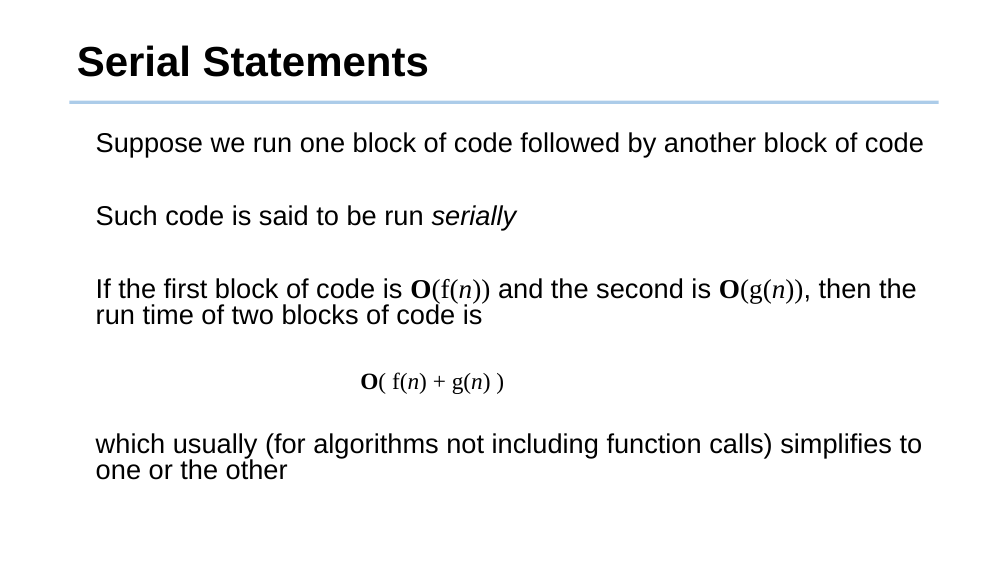
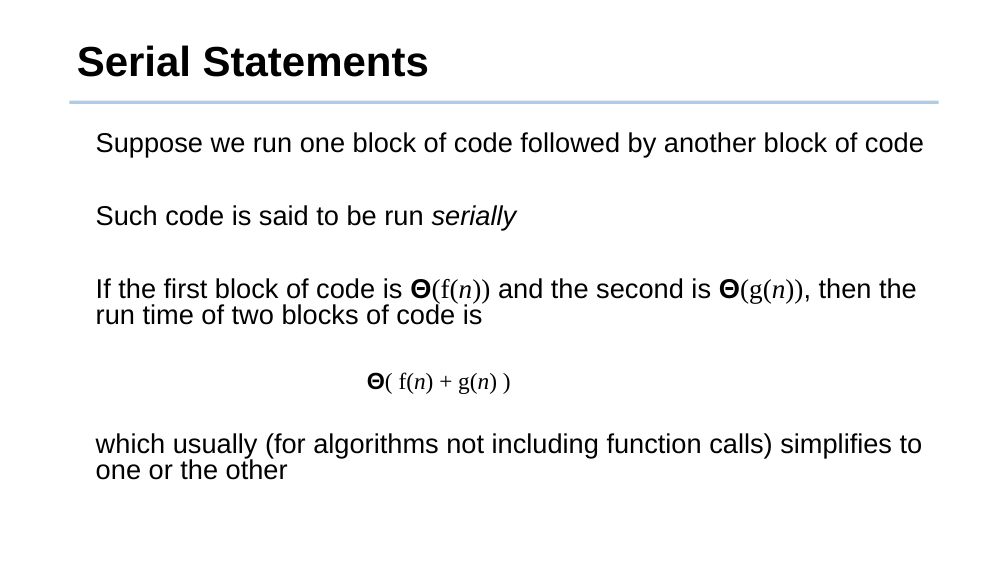
Before and after one commit to tsung-wei-huang/cs2420, a slide deck: slide 39 of slides/algorithm_analysis.pptx (slide 41 before the commit). Drawn at 1008x567 pixels with LibreOffice and Linux fonts; fonts in the diff are those of the drawing; background and template pictures are left out. Boxes give left, top, right and bottom in pixels: in the first picture for what was removed or moved away, otherwise in the second. Text is boxed around its words. In the diff, an @@ line names an element or a change of style, - is before the commit and + after.

Commit message:
updated slide

```diff
--- a/slides/algorithm_analysis.pptx
+++ b/slides/algorithm_analysis.pptx
@@ text at [96,278,917,394]: text changed @@
-If the first block of code is O(f(n)) and the second is O(g(n)), then the run time of two blocks of code is
-  O( f(n) + g(n) )
+If the first block of code is Θ(f(n)) and the second is Θ(g(n)), then the run time of two blocks of code is
+  Θ( f(n) + g(n) )
```
Also in this commit, not shown: 10 other slides changed, 2 slides removed, 2 other files.
